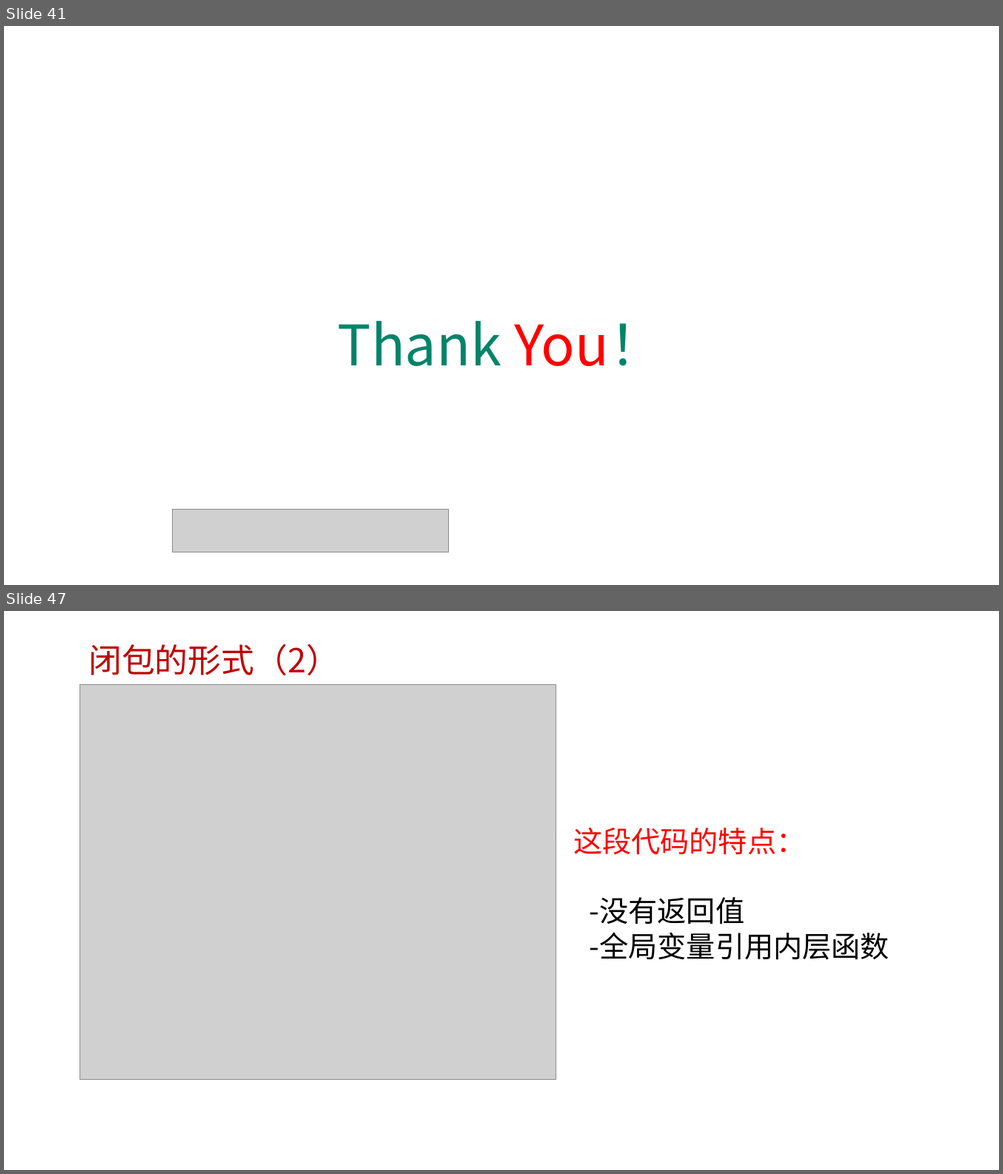
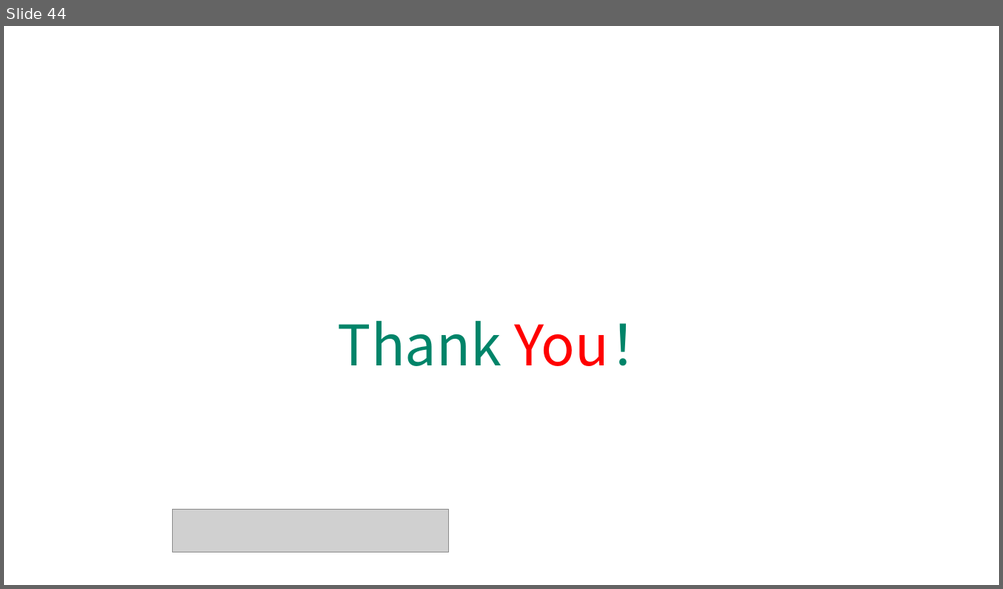
Before and after one commit to edu2act/course-javascript-advanced, a slide deck: 课程PPT/05.JavaScript函数进阶二.pptx. Shown one above the other, each under a label of ours: slides 41 and 47 before the commit, slide 44 after it; the slides between them are not shown. The pictures are 1003x1174 and 1003x589 pixels, drawn with LibreOffice and Linux fonts; fonts in the diff are those of the drawing; grey boxes stand for pictures; background and template pictures are left out. Boxes give left, top, right and bottom in pixels: in the first picture for what was removed or moved away, otherwise in the second. Text is boxed around its words. In the diff, an @@ line names an element or a change of style, - is before the commit and + after.

```diff
--- a/课程PPT/05.JavaScript函数进阶二.pptx
+++ b/课程PPT/05.JavaScript函数进阶二.pptx
@@ slide 47 removed at (x1=4, y1=611, x2=999, y2=1170), background picture (left out) @@
@@ text removed at (x1=88, y1=644, x2=339, y2=675) @@
-闭包的形式（2）
@@ picture removed at (x1=80, y1=684, x2=556, y2=1079) @@
@@ text removed at (x1=573, y1=828, x2=889, y2=960) @@
-这段代码的特点：
--没有返回值
--全局变量引用内层函数
@@ what was slide 41 is now slide 44 @@
```
Also in this commit, not shown: 7 slides changed, 5 slides added, 14 other slides removed, 8 other files.
